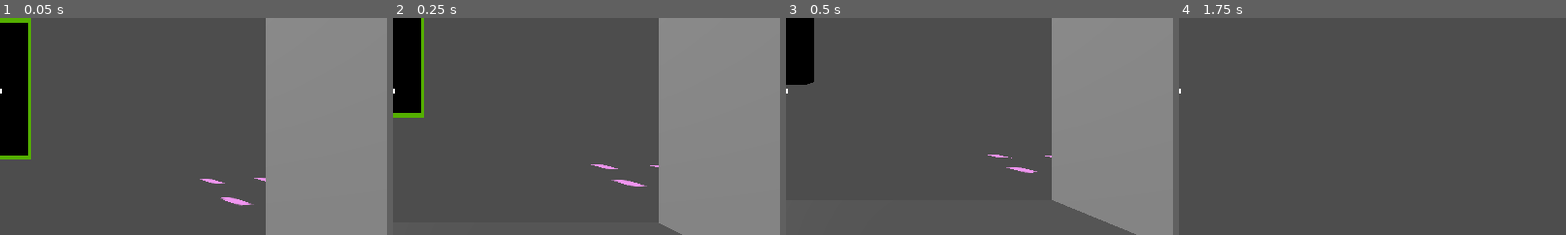
Above: before the commit, frames 1-4 (left to right).
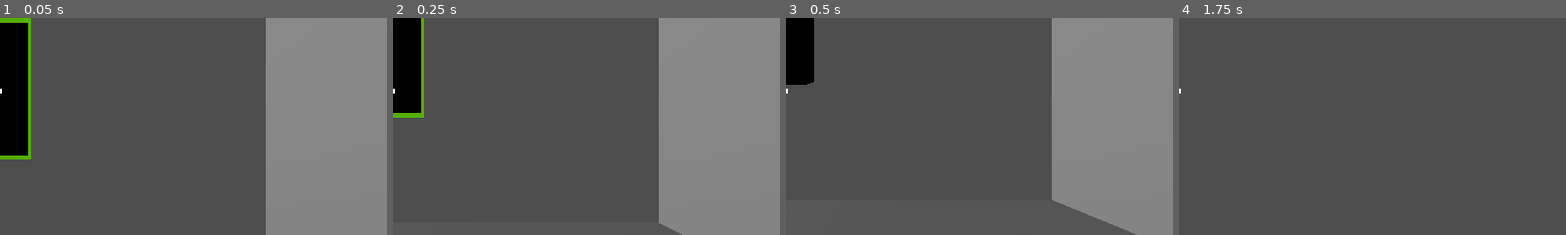
Above: after the commit, the same moments.

Repository: Cax36940/EGJ24
Game: Godot game, scene res://main.tscn
Two runs of this game, one before a commit and one after it. Both use one fixed random seed, a clock stepped at 60 frames per second and the inputs below.
Inputs (mouse positions are % of the whole screen's width and height, from its top left):
- Up to frame 1 (0.05 s): no input
- Up to frame 2 (0.25 s): no input
- Up to frame 3 (0.5 s): no input
- Up to frame 4 (1.75 s): move the mouse to (55, 50) at 0.52 s; hold W (up) from 0.53 s (still down); tap E (interact) at 0.6, 1.35 s; move the mouse to (45, 50) at 1.27 s
The pictures show only the part of the screen within x 50-100%, y 33-83%; the shares and areas given below are measured in that part.

The runs differ from the first frame. In frame 1, 0.3% of the frame differs, in the area x 51-69%, y 73-87%; in frame 2, 0.2%; in frame 3, 0.2%; in frame 4, nothing differs.

Commit message:
Path toggle

Diff:
--- a/Item/PickUp.gd
+++ b/Item/PickUp.gd
@@ -4,20 +4,17 @@
 var start_position
 var is_pointing = false
 var is_interacting = false
-#var distance_look : Vector3
-#if (distance_look.distance_to(character.position)):
-#		pass
 
-@onready var outline = get_node("mesh/outline")
+@onready var outline : MeshInstance3D = get_node("mesh/outline")
+@onready var initial_rotation : Vector3 = rotation
 
 var mouse_sens : float = 0.1
-@onready var initial_rotation : Vector3 = rotation
 
-func _input(event):
+func _input(event : InputEvent) -> void:
 	if (event is InputEventMouseMotion and is_interacting):
 		handle(event)
 
-func handle(event: InputEventMouseMotion):
+func handle(event: InputEventMouseMotion) -> void:
 		var changeh : int = event.relative.x
 		var changev : int = event.relative.y
 		rotate_y(deg_to_rad(changeh * mouse_sens))
--- a/character/character.gd
+++ b/character/character.gd
@@ -41,11 +41,23 @@
 				pause = true
 			else :
 				if (collider is Npc):
-					collider.disengage(self)
-					$UI/Control.visible = false
-					Input.mouse_mode = Input.MOUSE_MODE_CAPTURED
+					disengage(self,collider)
 				else:
 					collider.put_down(self)
 					collider.is_interacting = false
 				pause = false
 	move_and_slide()
+
+func disengage(_self : CharacterBody3D, _collider : Object):
+	_collider.disengage(_self)
+	$UI/Control.visible = false
+	Input.mouse_mode = Input.MOUSE_MODE_CAPTURED
+
+func _on_detain_pressed():
+	collider.detain()
+
+
+func _on_follow_pressed():
+	collider.follow()
+	disengage(self,collider)
+	pause = false
--- a/character/character.tscn
+++ b/character/character.tscn
@@ -109,3 +109,6 @@
 offset_bottom = 7.0
 grow_horizontal = 2
 grow_vertical = 2
+
+[connection signal="pressed" from="UI/Control/MarginContainer/HBoxContainer/VBoxContainer/Detain" to="." method="_on_detain_pressed"]
+[connection signal="pressed" from="UI/Control/MarginContainer2/HBoxContainer/VBoxContainer/Follow" to="." method="_on_follow_pressed"]
--- a/main.tscn
+++ b/main.tscn
@@ -1,6 +1,7 @@
-[gd_scene load_steps=9 format=3 uid="uid://snbl2jnj5lcn"]
+[gd_scene load_steps=10 format=3 uid="uid://snbl2jnj5lcn"]
 
 [ext_resource type="PackedScene" uid="uid://c5k2nkpcqyyru" path="res://character/character.tscn" id="1_4i1pm"]
+[ext_resource type="Script" path="res://main_script.gd" id="1_wxsun"]
 [ext_resource type="PackedScene" uid="uid://c86k8bxfrt1ym" path="res://Item/test.tscn" id="2_wstmv"]
 [ext_resource type="Script" path="res://path/Pas.gd" id="3_6qcil"]
 [ext_resource type="PackedScene" uid="uid://d0v18wmoull8n" path="res://path/step.tscn" id="4_cxvh7"]
@@ -17,7 +18,10 @@
 }
 point_count = 4
 
-[node name="Main" type="Node3D"]
+[node name="Main" type="Node3D" node_paths=PackedStringArray("suspects", "paths")]
+script = ExtResource("1_wxsun")
+suspects = [NodePath("Npc"), NodePath("Npc2")]
+paths = [NodePath("Path3D"), NodePath("Path3D2")]
 
 [node name="MeshInstance3D" type="MeshInstance3D" parent="."]
 transform = Transform3D(5, 0, 0, 0, 2, 0, 0, 0, 5, 0.0377366, -0.510555, -0.106507)
@@ -60,6 +64,15 @@
 
 [node name="Path3D" type="Path3D" parent="."]
 transform = Transform3D(1, 0, 0, 0, 1, 0, 0, 0, 1, -0.785835, -0.263058, -4.22628)
+visible = false
+curve = SubResource("Curve3D_uhc76")
+script = ExtResource("3_6qcil")
+step_number = 4
+show = true
+
+[node name="Path3D2" type="Path3D" parent="."]
+transform = Transform3D(1, 0, 0, 0, 1, 0, 0, 0, 1, -5.75152, 0.120062, -0.790683)
+visible = false
 curve = SubResource("Curve3D_uhc76")
 script = ExtResource("3_6qcil")
 step_number = 4
@@ -69,3 +82,6 @@
 
 [node name="Npc" parent="." instance=ExtResource("5_b45ur")]
 transform = Transform3D(1, 0, 0, 0, 1, 0, 0, 0, 1, 2.31886, 1.1029, 0)
+
+[node name="Npc2" parent="." instance=ExtResource("5_b45ur")]
+transform = Transform3D(1, 0, 0, 0, 1, 0, 0, 0, 1, 0.397725, 3.11518, 4.75235)
--- /dev/null
+++ b/main_script.gd
@@ -0,0 +1,24 @@
+extends Node
+
+@export var suspects : Array[Npc] = []
+@export var paths : Array[Node3D] = []
+
+var detain : Button
+var follow : Button
+var idx_current : int
+
+func _ready():
+	detain = get_node("character/UI/Control/MarginContainer/HBoxContainer/VBoxContainer/Detain")
+	follow = get_node("character/UI/Control/MarginContainer2/HBoxContainer/VBoxContainer/Follow")
+
+func toggle_follow():
+	var current_path : Path3D = paths[idx_current]
+	print(current_path.name)
+	if (current_path.visible):
+		current_path.visible = false
+	else :
+		current_path.visible = true
+
+func stop_follow():
+	for path in paths:
+		path.visible = false
--- a/npc/npc.gd
+++ b/npc/npc.gd
@@ -1,27 +1,27 @@
 class_name Npc
 extends StaticBody3D
 
+@onready var main_scene : Node3D = get_parent()
 var is_pointing = false
 var highlight_trace = false
-
-# Called when the node enters the scene tree for the first time.
-func _ready():
-	#OUTLINE ???
-	pass # Replace with function body.
-
 
 # Called every frame. 'delta' is the elapsed time since the previous frame.
 func _process(delta):
 	pass
 
 func engage(character : CharacterBody3D):
-	print(global_position, character.global_position)
-	var angle : float = Vector2(global_position.x,global_position.z).angle_to(Vector2(character.global_position.x, character.global_position.z))
-	rotation.y = deg_to_rad(angle)
-	#print(rad_to_deg(angle))#NPC rotate to player, NPC does something ??
-	#rotate_y(character.global_position)
+	## Npc se tourne vers le joueur ???
+	#var angle : float = Vector2(global_position.x,global_position.z).angle_to(Vector2(character.global_position.x, character.global_position.z))
+	#rotation.y = deg_to_rad(angle)
+
+	## Informe la scène parent du joueur qui intéragie
+	main_scene.idx_current = main_scene.suspects.find(self,0)
+
+func detain():
+	get_tree().quit()
+
+func follow():
+	main_scene.toggle_follow()
 
 func disengage(character : CharacterBody3D):
-	#NPC rotate to player, NPC does something ??
-	#rotate_y(character.global_position)
-	pass
+	main_scene.idx_current = -1
--- a/project.godot
+++ b/project.godot
@@ -53,7 +53,7 @@
 interact={
 "deadzone": 0.5,
 "events": [Object(InputEventKey,"resource_local_to_scene":false,"resource_name":"","device":0,"window_id":0,"alt_pressed":false,"shift_pressed":false,"ctrl_pressed":false,"meta_pressed":false,"pressed":false,"keycode":0,"physical_keycode":69,"key_label":0,"unicode":0,"echo":false,"script":null)
-, Object(InputEventMouseButton,"resource_local_to_scene":fal …(193 unchanged characters)… ctor2(0, 0),"factor":1.0,"button_index":1,"canceled":false,"pressed":false,"double_click":false,"script":null)
+, Object(InputEventMouseButton,"resource_local_to_scene":fal …(193 unchanged characters)… ctor2(0, 0),"factor":1.0,"button_index":2,"canceled":false,"pressed":false,"double_click":false,"script":null)
 ]
 }
 
